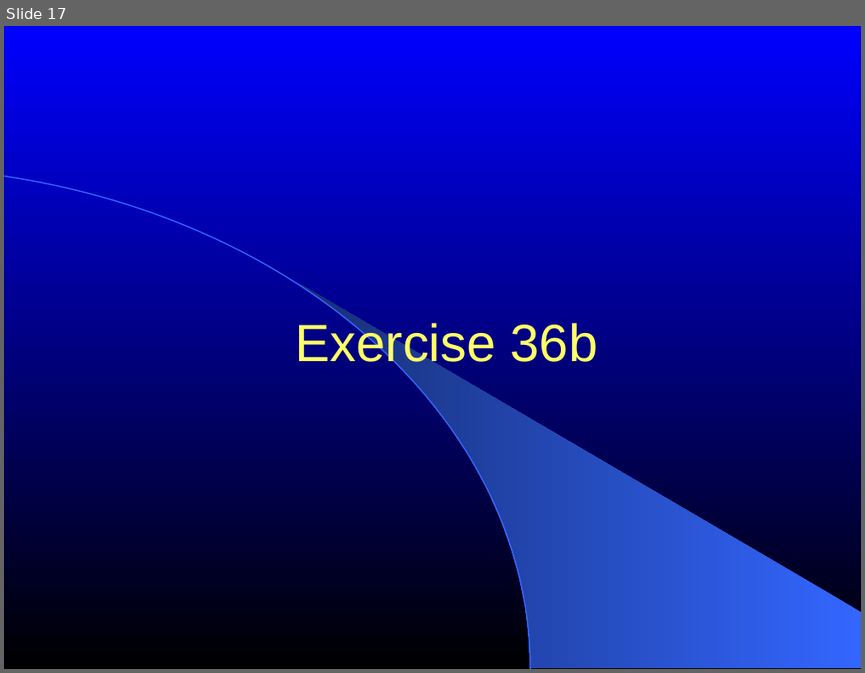
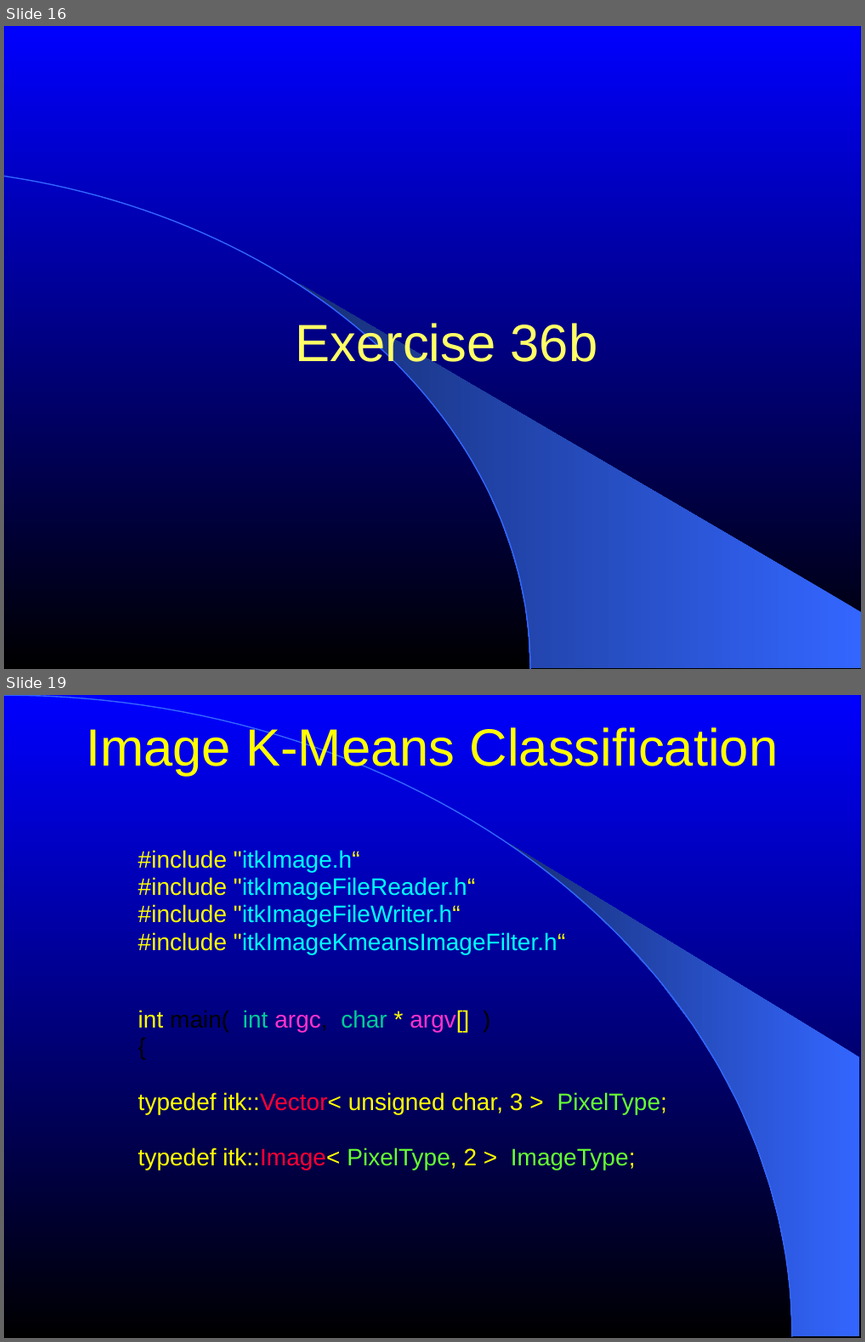
Before and after one commit to lheckemann/namic-sandbox, a slide deck: ITKAdvancedCourse/doc/presentations/Insight-StatisticalClassification.ppt. Shown one above the other, each under a label of ours: slide 17 before the commit, slides 16 and 19 after it; the slides between them are not shown. The pictures are 865x673 and 865x1342 pixels, drawn with LibreOffice and Linux fonts; fonts in the diff are those of the drawing. Boxes give left, top, right and bottom in pixels: in the first picture for what was removed or moved away, otherwise in the second. Text is boxed around its words. In the diff, an @@ line names an element or a change of style, - is before the commit and + after.

```diff
--- a/ITKAdvancedCourse/doc/presentations/Insight-StatisticalClassification.ppt
+++ b/ITKAdvancedCourse/doc/presentations/Insight-StatisticalClassification.ppt
@@ slide 19 added at [4, 695, 861, 1338], background gradient #0000FF to #000000 @@
@@ freeform shape added at [4, 695, 792, 1336], outline #3366FF 0.99 pt @@
@@ title added at [86, 726, 778, 776], 44 pt, text #FFFF00 @@
+Image K-Means Classification
@@ freeform shape added at [509, 843, 859, 1336], fill gradient #3366FF to #172F75 @@
@@ text added at [138, 850, 667, 1169], 20 pt, text #FFFF00 @@
+#include "itkImage.h“
+#include "itkImageFileReader.h“
+#include "itkImageFileWriter.h“
+#include "itkImageKmeansImageFilter.h“
+int main( int argc, char * argv[] )
+{
+typedef itk::Vector< unsigned char, 3 > PixelType;
+typedef itk::Image< PixelType, 2 > ImageType;
@@ what was slide 17 is now slide 16 @@
```
Also in this commit, not shown: 4 slides changed, 15 other slides added.
